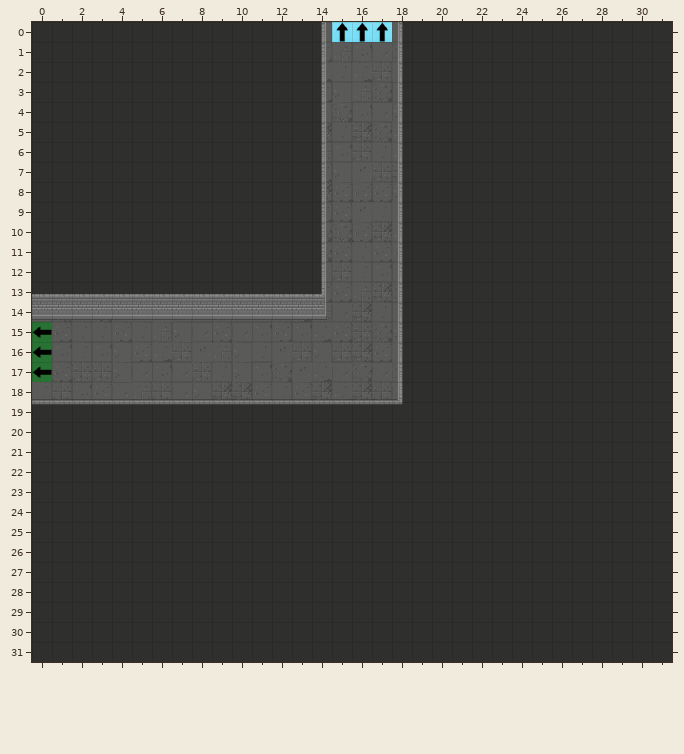
Two versions of a level (Tiled map, GrupaTNT/Assets/Resources/RoomData/ROOM_2_NW_2.tmx). That is the earlier state.
Cells are 32x32 px. Shown: x 0..31, y 0..31.
After:
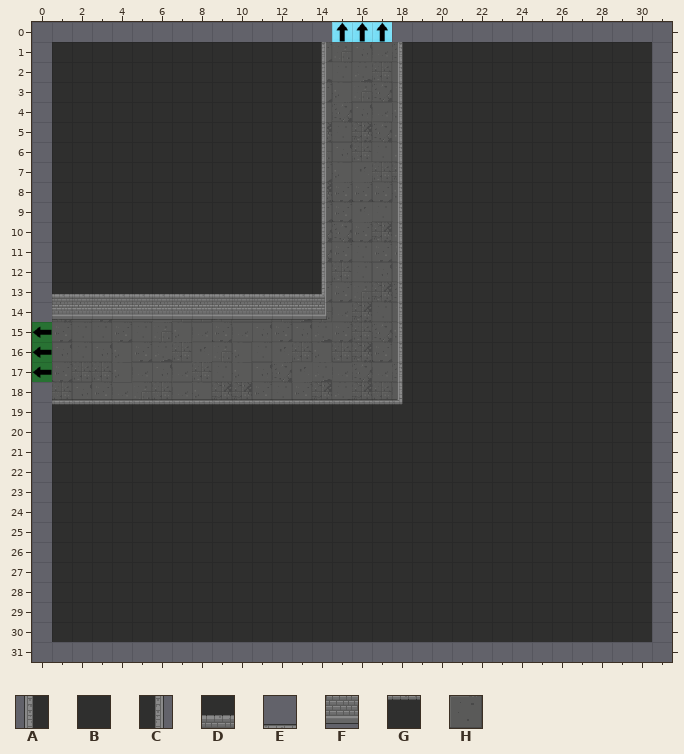
Key: from "Dungeon_Tileset_2": A 16, B 17, C 18, D 33, E 36, F 49, G 52, H 88.
_ is an empty cell.
What changed:
Layer "Floor":
The tile that lay hidden is removed in rows 14 to 18 at x 31; in row 31 at x 14 to 18.
Tile H is removed in row 0 at x 14 and 18; in row 14 at x 0; in row 18 at x 0.
Layer "Walls":
Tile A is removed in row 0 at x 18.
Tile B is removed in row 0 at x 0 to 13 and 19 to 31; in rows 1 to 12 at x 0 and 31; in rows 13 to 19 at x 31; in rows 20 to 30 at x 0 and 31; in row 31 at x 0 to 31.
Tile C is removed in row 0 at x 14.
Tile D is removed in row 13 at x 0.
Tile E is removed in row 18 at x 0.
Tile F is removed in row 14 at x 0.
Tile G is removed in row 19 at x 0.
Where, in picture pixels (left, top, right, bottom), the same in both pictures:
removed: (32, 22, 672, 662)
